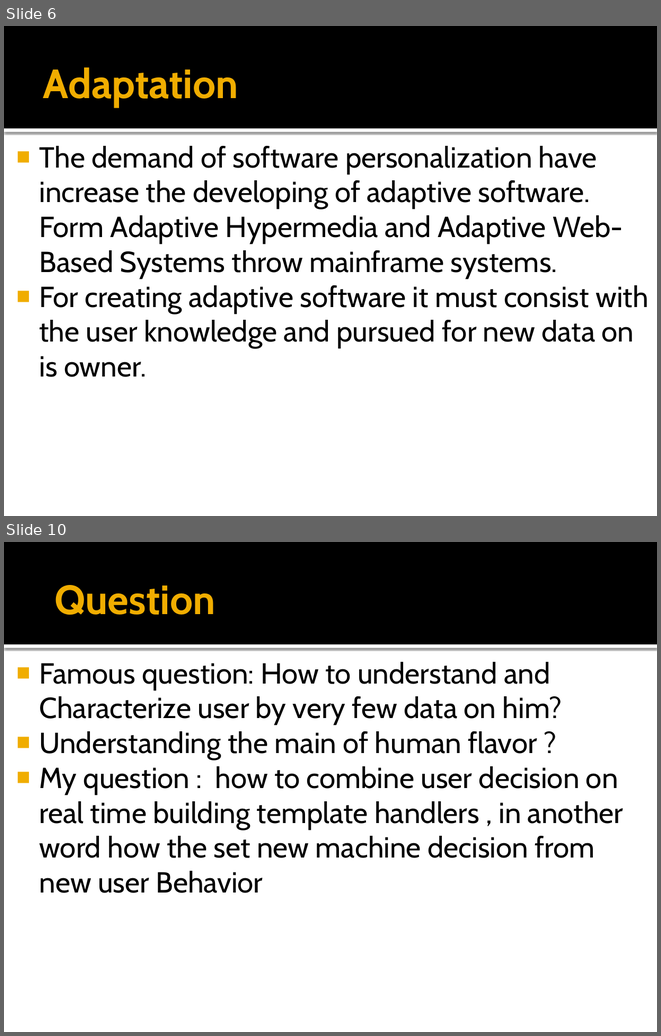
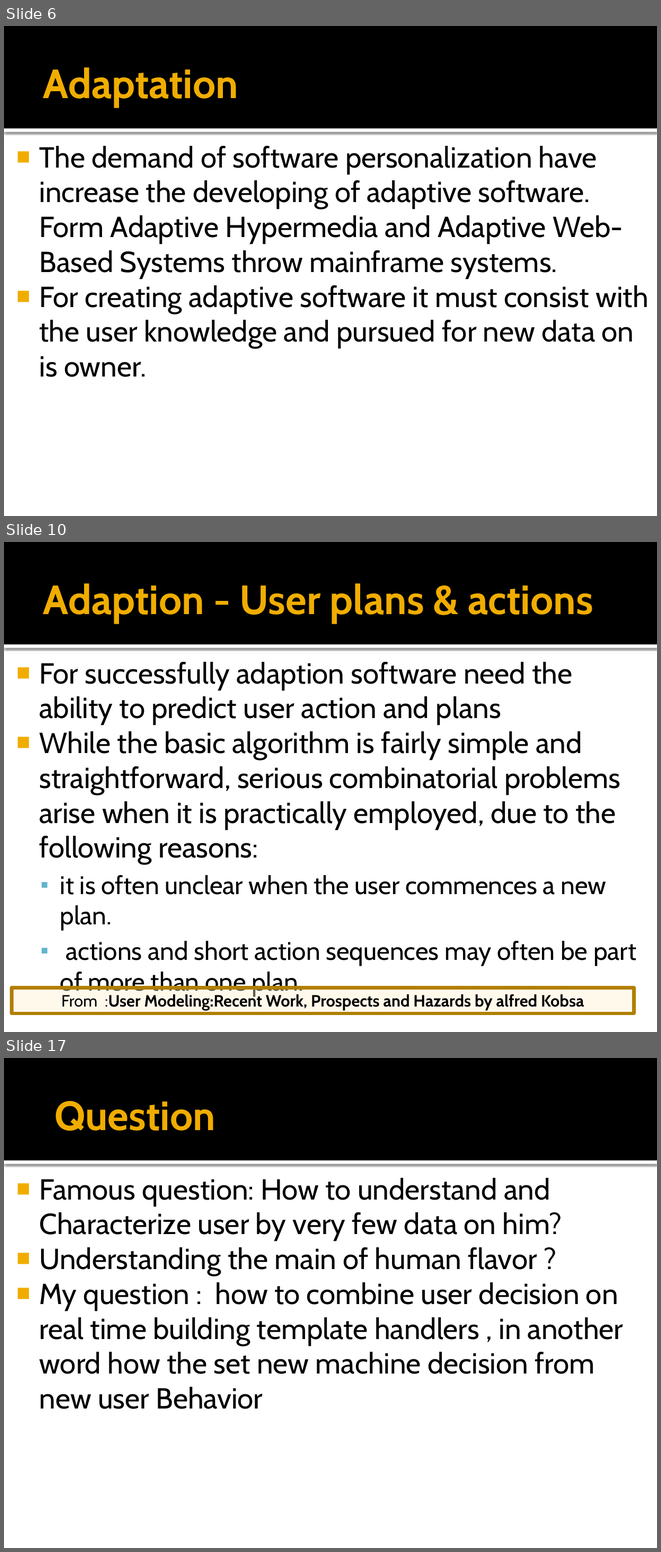
Before and after one commit to ciberuser/school-tools, a slide deck: School/seminar/User modeling full.pptx. Shown one above the other, each under a label of ours: slides 6 and 10 before the commit, slides 6, 10 and 17 after it; the slides between them are not shown. The pictures are 661x1036 and 661x1552 pixels, drawn with LibreOffice and Linux fonts; fonts in the diff are those of the drawing. Boxes give left, top, right and bottom in pixels: in the first picture for what was removed or moved away, otherwise in the second. Text is boxed around its words. In the diff, an @@ line names an element or a change of style, - is before the commit and + after.

```diff
--- a/School/seminar/User modeling full.pptx
+++ b/School/seminar/User modeling full.pptx
@@ slide 10 added at box(4, 542, 657, 1032), background #FFFFFF; not listed: 2 template elements that a slide beside it also shows @@
@@ title added at box(43, 583, 593, 623), 45 pt, text #F0AD00, bold @@
+Adaption - User plans & actions
@@ text added at box(39, 662, 636, 996), 32 pt, text #000000 @@
+■ For successfully adaption software need the ability to predict user action and plans
+■ While the basic algorithm is fairly simple and straightforward, serious combinatorial problems arise when it is practically employed, due to the following reasons:
+  ▪ it is often unclear when the user commences a new plan.
+  ▪ actions and short action sequences may often be part of more than one plan.
@@ rectangle added at box(12, 987, 634, 1013), fill #FFF0C9 at 37% opacity, outline #B28000 3.78 pt, 18 pt, text #000000, bold @@
+From :User Modeling:Recent Work, Prospects and Hazards by alfred Kobsa
@@ what was slide 10 is now slide 17 @@
```
Also in this commit, not shown: 3 slides changed, 6 other slides added.
